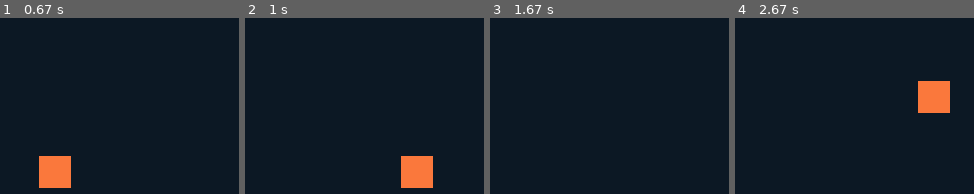
Above: before the commit, frames 1-4 (left to right).
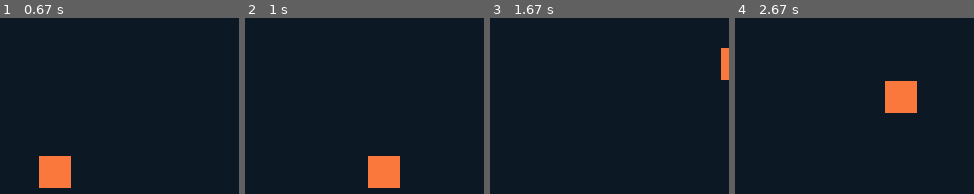
Above: after the commit, the same moments.

Repository: jtnugent/mypygame
Game: pygame game, started from Project Roguelike/Player_controller.py
Same seed, same stepped clock (60 frames per second), same inputs: the game is played once before the commit and once after it.
Inputs:
- Up to frame 1 (0.67 s): tap W at 0.33 s
- Up to frame 2 (1 s): hold Right from 0.67 s (still down)
- Up to frame 3 (1.67 s): release Right at 1.13 s; hold Up 1.17-1.47 s; hold Right from 1.5 s (still down)
- Up to frame 4 (2.67 s): release Right at 1.97 s; hold Left 2-2.53 s; hold Down from 2.57 s (still down)

Frame 1 is identical in both runs. In frame 2, 4.9% of the frame differs, in the area x 51-79%, y 78-97%; in frame 3, 0.6%; in frame 4, 4.9%.

Commit message:
organizing

Diff:
--- a/Project Roguelike/Player_controller.py
+++ b/Project Roguelike/Player_controller.py
@@ -12,7 +12,7 @@
 
 
 
-class Player:
+class Player(pg.sprite.Sprite):
     def __init__(self, x, y):
         velX = 0
         velY = 0
@@ -45,26 +45,27 @@
             if self.down_pressed and not self.up_pressed:
                 self.velY = self.speed
 
+
+
             self.x += self.velX
             self.y += self.velY
 
             self.rect = pg.Rect(int(self.x), int(self.y), 32, 32)
 
     def dash(self):
+        print("dash detected")
         dash_pressed = True
         self.velX = 0
         self.dash_pressed = dash_pressed
         for i in range(50):
-            if last_key_pressed == "left":
-                #Draw
-                win.fill((12, 24, 36))
-                player.draw(win)
+            #Draw
+            win.fill((12, 24, 36))
+            player.draw(win)
 
-                #update
-                player.update()
-                pg.display.flip()
-                clock.tick(120)
-                self.velX = -4
+            #update
+            player.update()
+            pg.display.flip()
+            clock.tick(400)
         self.dash_pressed = False
         self.velX = 0
         self.velY = 0
--- /dev/null
+++ b/Project Roguelike/main.py
@@ -0,0 +1,30 @@
+import pygame as pg
+import sys
+from level import Level
+from tile import Tile
+
+
+class Game:
+    def __init__(self):
+        pg.init()
+        self.screen = pg.display.set_mode((WIDTH, HIEGHT))
+        pg.display.set_caption('Game')
+        self.clock = pg.time.Clock
+
+        self.level = Level()
+
+
+    def run(self):
+        while True:
+            for event in pg.event.get():
+                if event.type == pg.QUIT:
+                    pg.quit()
+                    sys.exit()
+            self.screen.fill('black')
+            self.level.run()
+            pg.display.update()
+            self.clock.tick(FPS)
+
+if __name__ == '__main__':
+    game = Game()
+    game.run
--- /dev/null
+++ b/Project Roguelike/settings.py
@@ -0,0 +1,27 @@
+WIDTH = 1280
+HEIGHT = 720
+FPS = 60
+TILESIZE = 64
+
+WORLD_MAP = [
+['x','x','x','x','x','x','x','x','x','x','x','x','x','x','x','x','x','x','x','x'],
+['x',' ',' ',' ',' ',' ',' ',' ',' ',' ',' ',' ',' ',' ',' ',' ',' ',' ',' ','x'],
+['x',' ','p',' ',' ',' ',' ',' ',' ',' ',' ',' ',' ',' ',' ',' ',' ',' ',' ','x'],
+['x',' ',' ','x',' ',' ',' ',' ',' ','x','x','x','x','x',' ',' ',' ',' ',' ','x'],
+['x',' ',' ','x',' ',' ',' ',' ',' ',' ',' ',' ',' ','x',' ',' ',' ',' ',' ','x'],
+['x',' ',' ','x',' ',' ',' ',' ',' ',' ',' ',' ',' ','x',' ',' ',' ',' ',' ','x'],
+['x',' ',' ','x',' ',' ',' ',' ',' ',' ',' ',' ',' ','x',' ',' ',' ',' ',' ','x'],
+['x',' ',' ','x',' ',' ',' ',' ',' ',' ',' ',' ',' ','x',' ',' ',' ',' ',' ','x'],
+['x',' ',' ','x',' ',' ',' ',' ',' ',' ',' ',' ',' ','x',' ',' ',' ',' ',' ','x'],
+['x',' ',' ','x',' ',' ',' ',' ',' ',' ',' ',' ',' ','x',' ',' ',' ',' ',' ','x'],
+['x',' ',' ','x',' ',' ',' ',' ',' ',' ',' ',' ',' ','x',' ',' ',' ',' ',' ','x'],
+['x',' ',' ','x',' ',' ',' ',' ',' ',' ',' ',' ',' ','x','x','x',' ',' ',' ','x'],
+['x',' ',' ',' ',' ',' ',' ','x',' ','x',' ',' ',' ',' ',' ',' ',' ',' ',' ','x'],
+['x',' ',' ',' ',' ',' ','x','x','x','x','x',' ',' ',' ',' ',' ',' ',' ',' ','x'],
+['x',' ',' ',' ',' ',' ',' ','x','x','x',' ',' ',' ',' ',' ',' ',' ',' ',' ','x'],
+['x',' ',' ',' ',' ',' ',' ',' ','x',' ',' ',' ',' ',' ',' ',' ',' ',' ',' ','x'],
+['x',' ',' ',' ',' ',' ',' ',' ',' ',' ',' ',' ',' ',' ',' ',' ',' ',' ',' ','x'],
+['x',' ',' ',' ',' ',' ',' ',' ',' ',' ',' ',' ',' ',' ',' ',' ',' ',' ',' ','x'],
+['x',' ',' ',' ',' ',' ',' ',' ',' ',' ',' ',' ',' ',' ',' ',' ',' ',' ',' ','x'],
+['x','x','x','x','x','x','x','x','x','x','x','x','x','x','x','x','x','x','x','x'],
+]
--- /dev/null
+++ b/Project Roguelike/tile.py
@@ -0,0 +1,8 @@
+import pygame as pg
+from settings import *
+
+class Tile(pg.sprite.Sprite):
+    def __init__(self,pos,groups):
+        super().__init__(groups)
+        self.image = pg.image.load().convert_alpha()
+        self.rect = self.image.get_rect(topleft = pos)
--- a/Project Roguelike/timer.py
+++ /dev/null
@@ -1,13 +0,0 @@
-import time
-
-
-class timer():
-    def __init__(duration):
-        pass
-    def timer(duration):
-        print("running")
-        time.sleep(1)
-        duration -= 1
-        if duration <=0:
-            print("end")
-            return "end"
